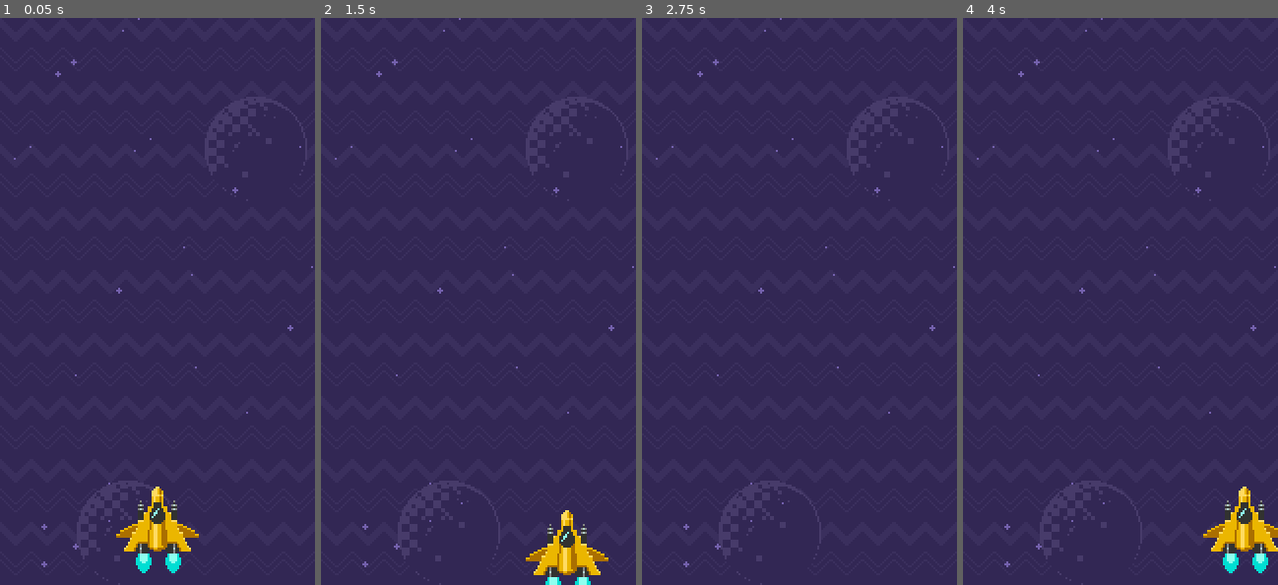
Above: before the commit, frames 1-4 (left to right).
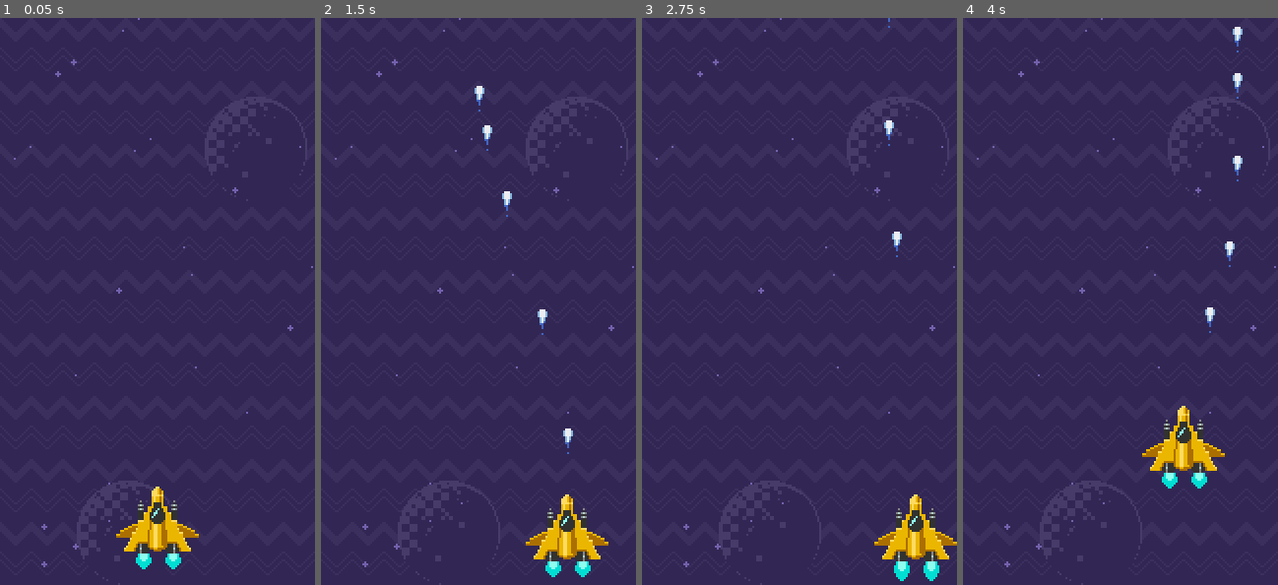
Above: after the commit, the same moments.

Repository: joaovitor10br/JogoGodot
Game: Godot game, scene res://cenas/game.tscn
Two runs of this game, one before a commit and one after it. Both use one fixed random seed, a clock stepped at 60 frames per second and the inputs below. The project has no main scene, so this scene is started directly.
Inputs:
- Up to frame 1 (0.05 s): no input
- Up to frame 2 (1.5 s): tap Enter (ui_accept) at 0.5, 0.6, 0.77, 1.07, 1.35 s; hold Right (ui_right) 0.53-1.28 s; hold Down (ui_down) from 1.28 s (still down)
- Up to frame 3 (2.75 s): tap Enter (ui_accept) at 1.52, 1.82, 2.1 s; release Down (ui_down) at 2.03 s; hold Right (ui_right) from 2.03 s (still down)
- Up to frame 4 (4 s): release Right (ui_right) at 2.78 s; hold Up (ui_up) 2.78-3.53 s; tap Enter (ui_accept) at 2.85, 3.02, 3.32, 3.6, 3.77 s; hold Left (ui_left) from 3.53 s (still down)

The runs differ from the first frame. In frame 1, less than 0.1% of the frame differs, in the area x 43-58%, y 95-98%; in frame 2, 2.4%; in frame 3, 1.9%; in frame 4, 3.9%, in the area x 56-100%, y 1-98%.

Commit message:
Add files via upload

Diff:
--- a/JogoGodot/cenas/game.tscn
+++ b/JogoGodot/cenas/game.tscn
@@ -1,8 +1,40 @@
-[gd_scene load_steps=4 format=2]
+[gd_scene load_steps=6 format=2]
 
 [ext_resource path="res://shmup2D/sprites/background.png" type="Texture" id=1]
 [ext_resource path="res://shmup2D/sprites/ship.png" type="Texture" id=2]
 [ext_resource path="res://scripts/Ship.gd" type="Script" id=3]
+
+[sub_resource type="Animation" id=1]
+length = 0.001
+tracks/0/type = "value"
+tracks/0/path = NodePath("Ship:frame")
+tracks/0/interp = 1
+tracks/0/loop_wrap = true
+tracks/0/imported = false
+tracks/0/enabled = true
+tracks/0/keys = {
+"times": PoolRealArray( 0 ),
+"transitions": PoolRealArray( 1 ),
+"update": 0,
+"values": [ 0 ]
+}
+
+[sub_resource type="Animation" id=2]
+resource_name = "fogo"
+length = 0.2
+loop = true
+tracks/0/type = "value"
+tracks/0/path = NodePath("Ship:frame")
+tracks/0/interp = 1
+tracks/0/loop_wrap = true
+tracks/0/imported = false
+tracks/0/enabled = true
+tracks/0/keys = {
+"times": PoolRealArray( 0, 0.1 ),
+"transitions": PoolRealArray( 1, 1 ),
+"update": 1,
+"values": [ 0, 1 ]
+}
 
 [node name="game" type="Node2D"]
 
@@ -11,9 +43,18 @@
 centered = false
 
 [node name="ship" type="Node2D" parent="."]
+position = Vector2( 80, 262 )
+__meta__ = {
+"_edit_group_": true
+}
 
 [node name="Ship" type="Sprite" parent="ship"]
-position = Vector2( 80, 262 )
 texture = ExtResource( 2 )
 hframes = 2
 script = ExtResource( 3 )
+
+[node name="anim" type="AnimationPlayer" parent="ship"]
+autoplay = "fogo"
+playback_speed = 2.0
+anims/RESET = SubResource( 1 )
+anims/fogo = SubResource( 2 )
--- /dev/null
+++ b/JogoGodot/cenas/lazer.tscn
@@ -0,0 +1,50 @@
+[gd_scene load_steps=5 format=2]
+
+[ext_resource path="res://shmup2D/sprites/laser-bolts.png" type="Texture" id=1]
+[ext_resource path="res://scripts/lazer.gd" type="Script" id=2]
+
+[sub_resource type="Animation" id=1]
+length = 0.001
+tracks/0/type = "value"
+tracks/0/path = NodePath("sprite:frame")
+tracks/0/interp = 1
+tracks/0/loop_wrap = true
+tracks/0/imported = false
+tracks/0/enabled = true
+tracks/0/keys = {
+"times": PoolRealArray( 0 ),
+"transitions": PoolRealArray( 1 ),
+"update": 0,
+"values": [ 2 ]
+}
+
+[sub_resource type="Animation" id=2]
+resource_name = "default"
+length = 0.2
+tracks/0/type = "value"
+tracks/0/path = NodePath("sprite:frame")
+tracks/0/interp = 1
+tracks/0/loop_wrap = true
+tracks/0/imported = false
+tracks/0/enabled = true
+tracks/0/keys = {
+"times": PoolRealArray( 0, 0.1 ),
+"transitions": PoolRealArray( 1, 1 ),
+"update": 1,
+"values": [ 2, 3 ]
+}
+
+[node name="lazer" type="Node2D"]
+script = ExtResource( 2 )
+
+[node name="sprite" type="Sprite" parent="."]
+position = Vector2( 0, 2 )
+texture = ExtResource( 1 )
+hframes = 2
+vframes = 2
+frame = 2
+
+[node name="anim" type="AnimationPlayer" parent="."]
+autoplay = "default"
+anims/RESET = SubResource( 1 )
+anims/default = SubResource( 2 )
--- a/JogoGodot/project.godot
+++ b/JogoGodot/project.godot
@@ -17,6 +17,8 @@
 
 window/size/width=160
 window/size/height=288
+window/size/test_width=320
+window/size/test_height=576
 window/stretch/mode="2d"
 window/stretch/aspect="keep"
 
--- a/JogoGodot/scripts/Ship.gd
+++ b/JogoGodot/scripts/Ship.gd
@@ -1,6 +1,11 @@
 extends Sprite
 
+const PRE_LAZER = preload("res://cenas/lazer.tscn")
+
 var velocidade = 60
+
+#posicao minima esquerda: 21
+#posicao maxima direita: 139
 
 func _ready():
 	pass
@@ -22,5 +27,12 @@
 	if Input.is_action_pressed("ui_down"):
 		dirY += 1
 
+	if Input.is_action_just_pressed("ui_accept"):
+		var lazer = PRE_LAZER.instance()
+		get_parent().add_child(lazer)
+		lazer.global_position = global_position + Vector2(0, -30)
+
 	translate(Vector2(dirX,dirY) * velocidade * delta)
-	pass
+
+	global_position.x = clamp(global_position.x, 21, 139)
+	global_position.y = clamp(global_position.y, 24, 266)
--- /dev/null
+++ b/JogoGodot/scripts/lazer.gd
@@ -0,0 +1,9 @@
+extends Node2D
+
+var velocidade = 200
+
+func _ready():
+	pass
+
+func _process(delta):
+	translate(Vector2(0, -1) * velocidade * delta)
Binary file added: JogoGodot/shmup2D/sprites/laser-bolts.png
Not shown, added: JogoGodot/shmup2D/sprites/laser-bolts.png.import
